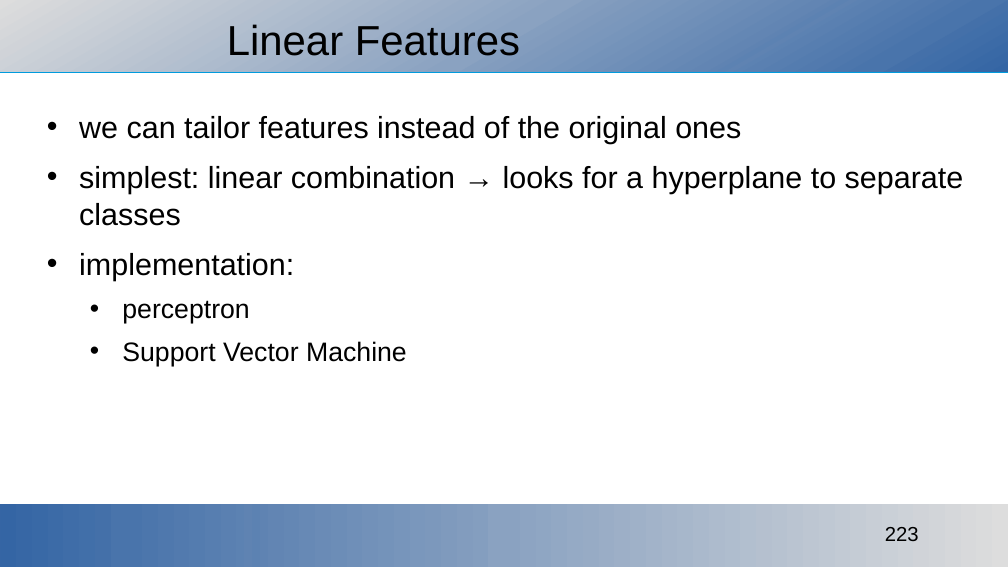
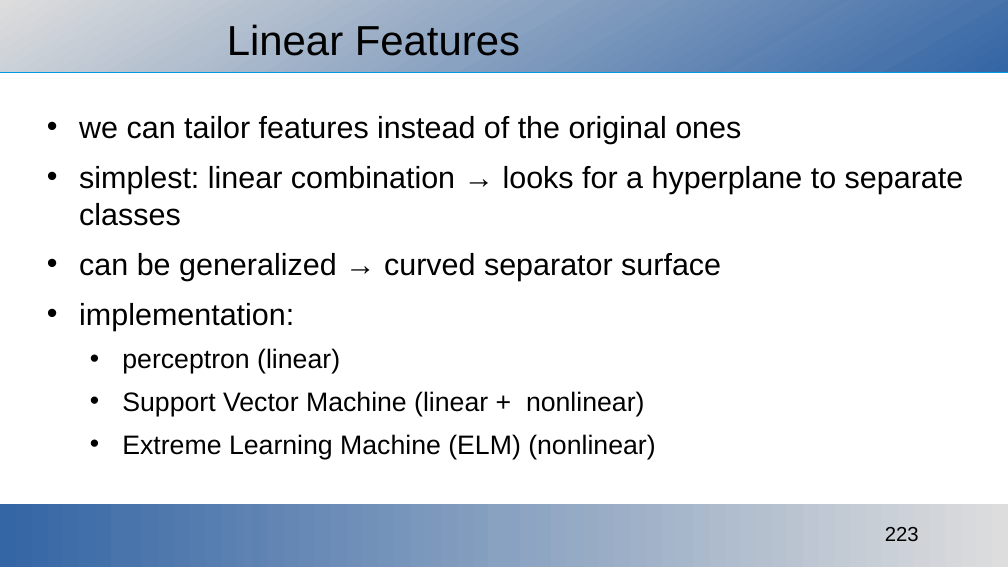
Before and after one commit to ajakovac/ML-in-Practice-I, a slide deck: slide 223 of ML in practice.odp. Drawn at 1008x567 pixels with LibreOffice and Linux fonts; fonts in the diff are those of the drawing; background and template pictures are left out. Boxes give left, top, right and bottom in pixels: in the first picture for what was removed or moved away, otherwise in the second. Text is boxed around its words. In the diff, an @@ line names an element or a change of style, - is before the commit and + after.

```diff
--- a/ML in practice.odp
+++ b/ML in practice.odp
@@ text at <box>79,253,721,281</box>: paragraph added @@
+• can be generalized → curved separator surface
@@ text at <box>122,348,655,459</box>: text changed @@
-  • perceptron
-  • Support Vector Machine
+  • perceptron (linear)
+  • Support Vector Machine (linear + nonlinear)
+  • Extreme Learning Machine (ELM) (nonlinear)
```
Also in this commit, not shown: 6 other slides changed, 15 slides added, 16 other files.
